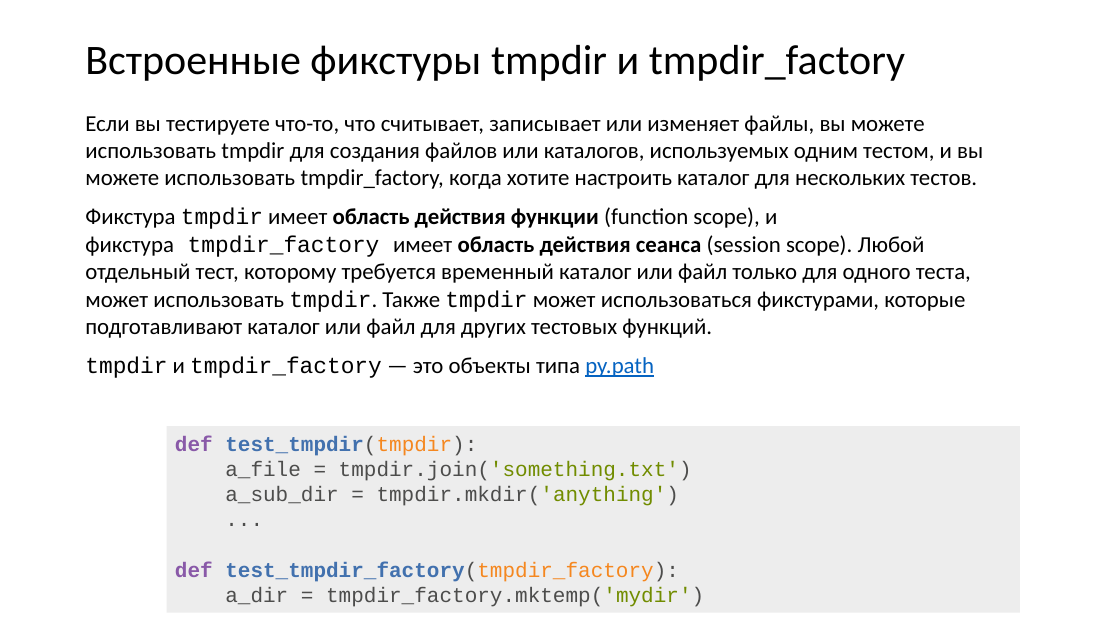
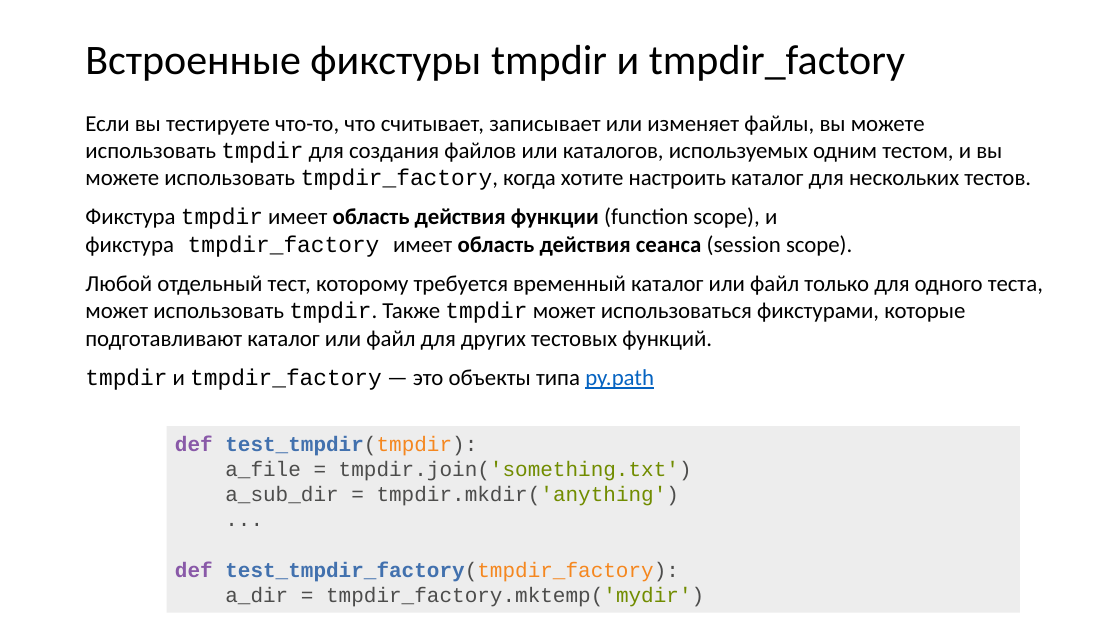
Before and after one commit to xtrueman/prog_instruments, a slide deck: slide 60 of presentations/UnitTests.pptx. Drawn at 1120x630 pixels with LibreOffice and Linux fonts; fonts in the diff are those of the drawing. Boxes give left, top, right and bottom in pixels: in the first picture for what was removed or moved away, otherwise in the second. Text is boxed around its words. In the diff, an @@ line names an element or a change of style, - is before the commit and + after.

```diff
--- a/presentations/UnitTests.pptx
+++ b/presentations/UnitTests.pptx
@@ text at (85,115,1031,190): font Calibri to Courier New in "tmpdir tmpdir_factory," @@
@@ text at (85,207,1043,350): text changed @@
-Фикстура tmpdir имеет область действия функции (function scope), и фикстура tmpdir_factory имеет область действия сеанса (session scope). Любой отдельный тест, которому требуется временный каталог или файл только для одного теста, может использовать tmpdir. Также tmpdir может использоваться фикстурами, которые подготавливают каталог или файл для других тестовых функций.
+Фикстура tmpdir имеет область действия функции (function scope), и фикстура tmpdir_factory имеет область действия сеанса (session scope).
+Любой отдельный тест, которому требуется временный каталог или файл только для одного теста, может использовать tmpdir. Также tmpdir может использоваться фикстурами, которые подготавливают каталог или файл для других тестовых функций.
```
Also in this commit, not shown: 33 other slides changed, 2 slides added.
